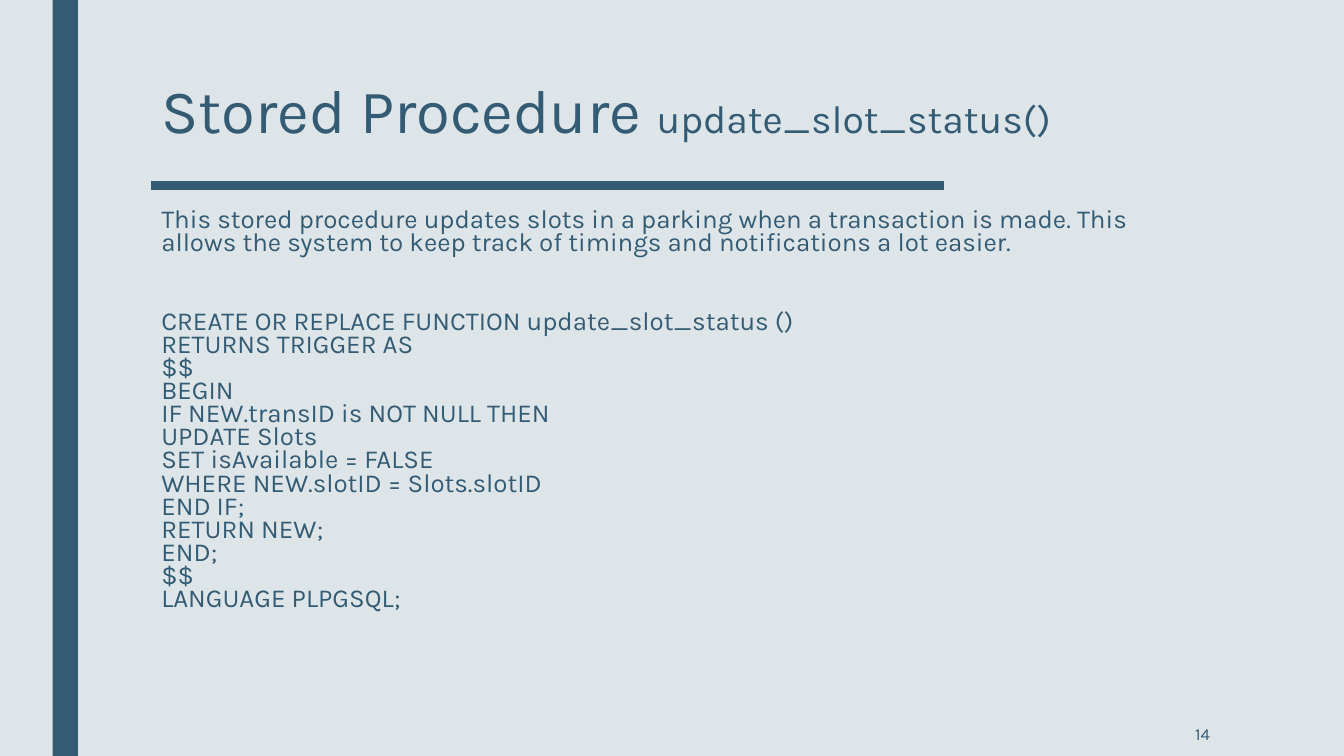
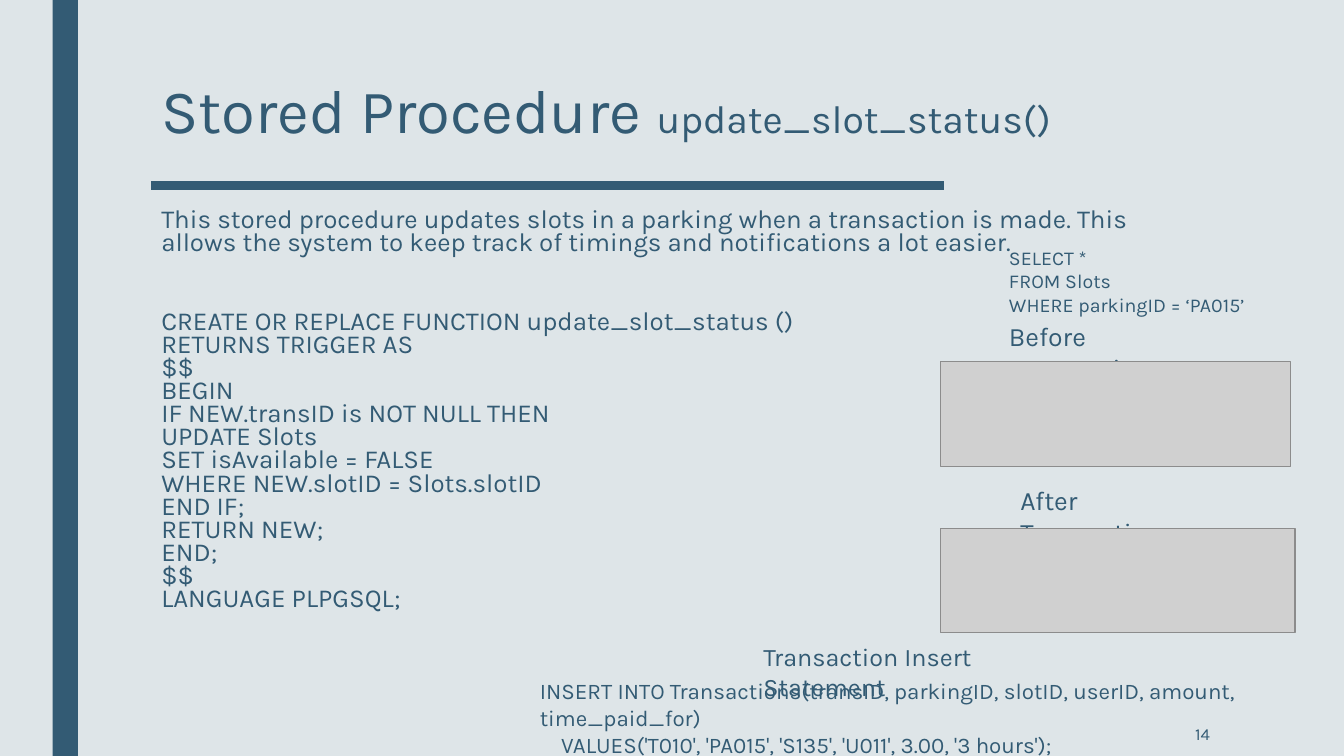
Before and after one commit to cisolda1/DBM2017, a slide deck: slide 14 of FinalPPT.pptx. Drawn at 1344x756 pixels with LibreOffice and Linux fonts; fonts in the diff are those of the drawing; grey boxes stand for pictures; background and template pictures are left out. Boxes give left, top, right and bottom in pixels: in the first picture for what was removed or moved away, otherwise in the second. Text is boxed around its words. In the diff, an @@ line names an element or a change of style, - is before the commit and + after.

```diff
--- a/FinalPPT.pptx
+++ b/FinalPPT.pptx
@@ text added at (1009,249,1245,317), 14 pt, text #335B74 @@
+SELECT *
+FROM Slots
+WHERE parkingID = ‘PA015’
@@ text added at (1009,327,1151,362), 19 pt, text #335B74 @@
+Before Transaction
@@ picture added at (941,362,1292,467) @@
@@ text added at (1020,491,1162,529), 19 pt, text #335B74 @@
+After Transaction
@@ picture added at (941,528,1296,633) @@
@@ text added at (763,648,971,702), 18 pt, text #335B74 @@
+Transaction Insert Statement
@@ text added at (540,680,1052,756), 16 pt, text #335B74 @@
+INSERT INTO Transactions(transID, parkingID, slotID, userID, amount, time_paid_for)
+VALUES('T010', 'PA015', 'S135', 'U011', 3.00, '3 hours');
```
Also in this commit, not shown: 1 other file.
